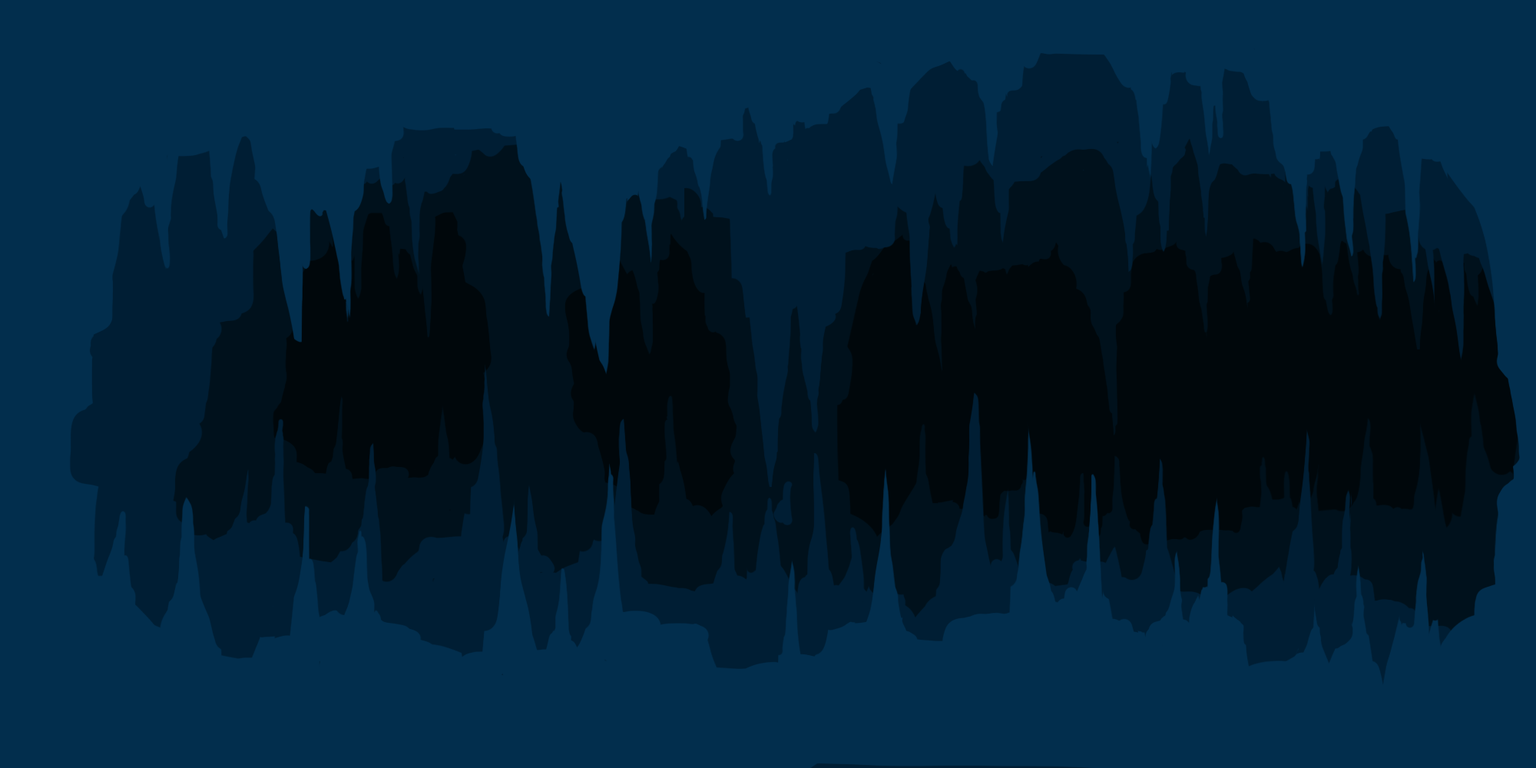
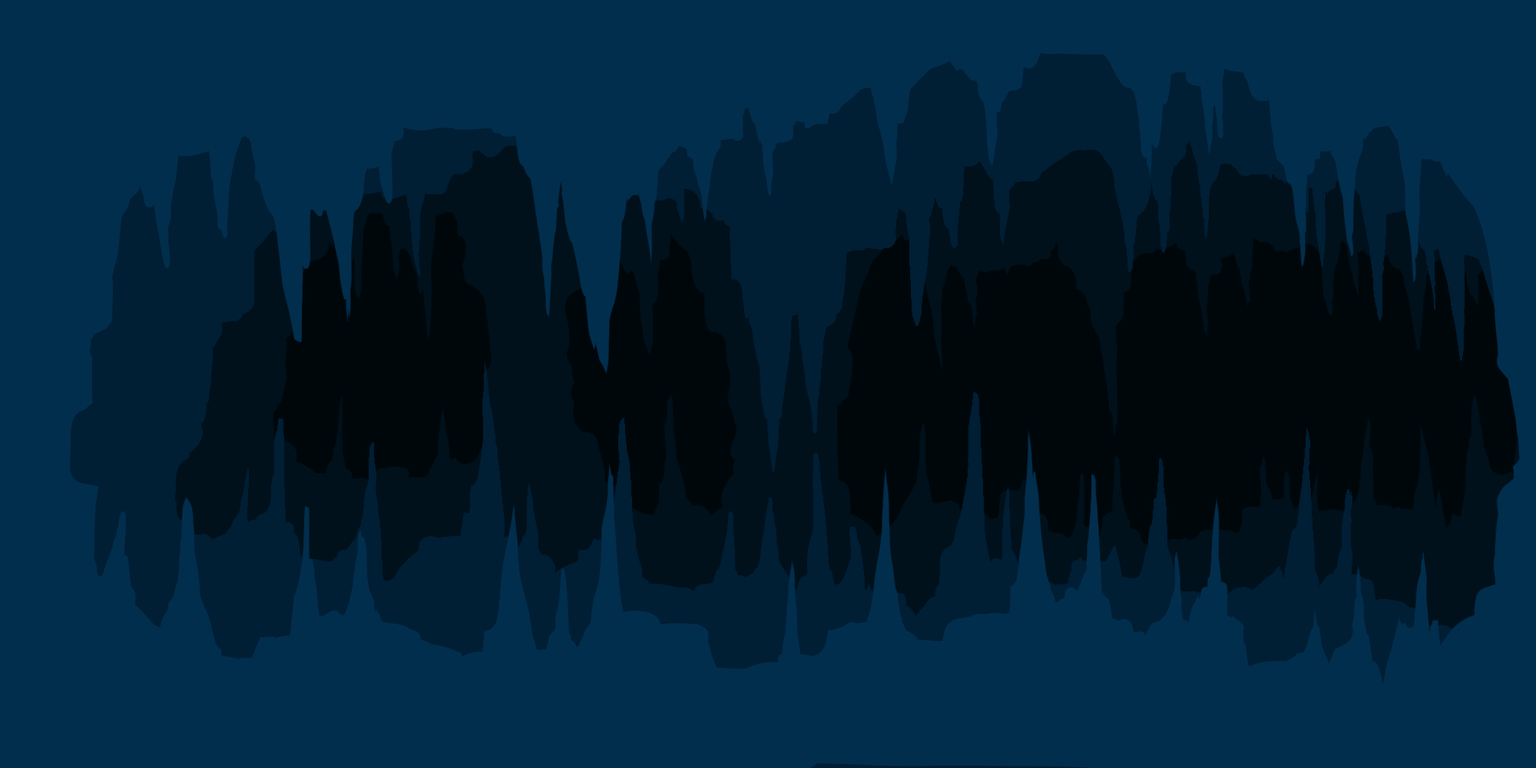
Layered file, before and after one edit (1536×768). Changes by layer:
painted on "Layer 4" over [172, 138, 1496, 631]
painted on "Layer 2" over [172, 138, 1496, 631]
